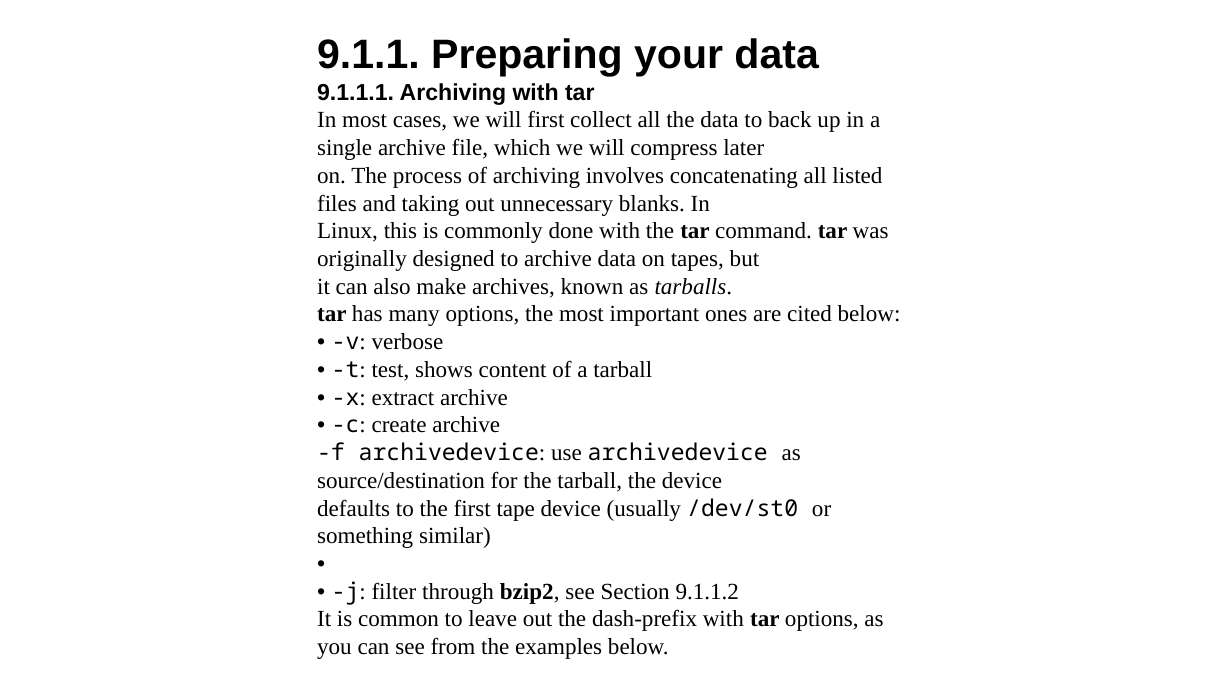
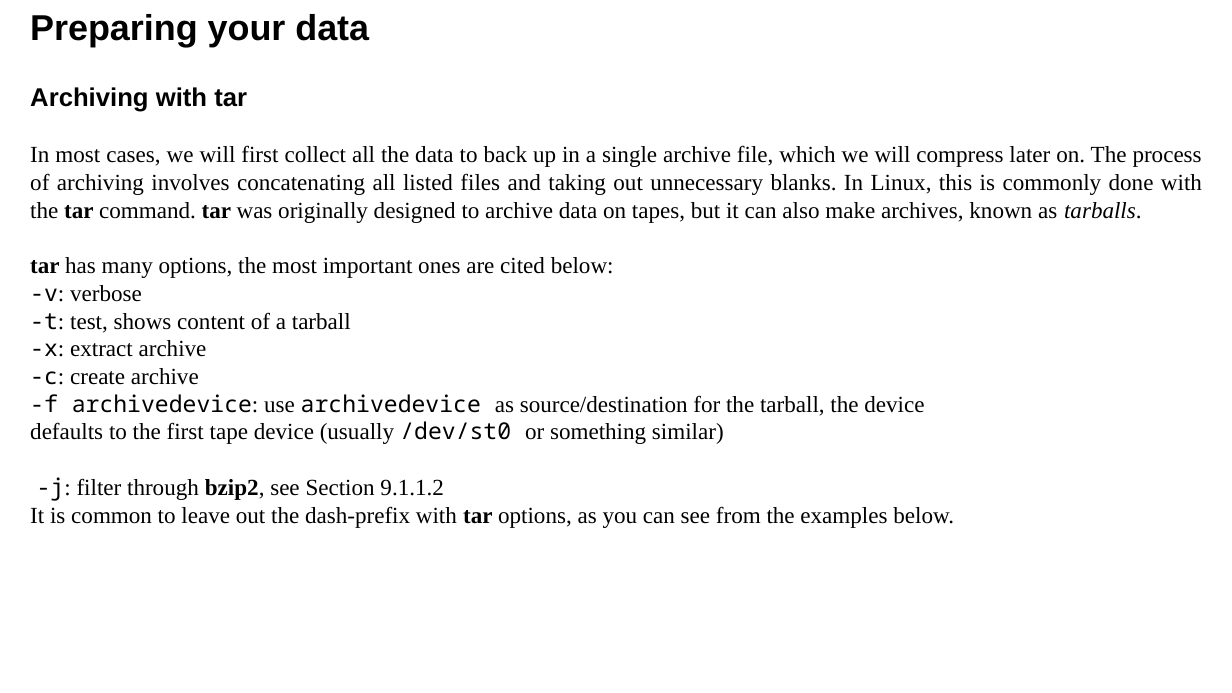
Before and after one commit to Satyaneshi2346/HelloWorld, a slide deck: slide 28 of linux.pptx. Drawn at 1232x693 pixels with LibreOffice and Linux fonts; fonts in the diff are those of the drawing. Boxes give left, top, right and bottom in pixels: in the first picture for what was removed or moved away, otherwise in the second. Text is boxed around its words. In the diff, an @@ line names an element or a change of style, - is before the commit and + after.

```diff
--- a/linux.pptx
+++ b/linux.pptx
@@ text added at [30, 14, 369, 47], 28 pt, text #000000, bold @@
+Preparing your data
@@ text "Archiving with tar": place and size @@
-text "Archiving with tar" at [317, 38, 901, 659]
+text "Archiving with tar" at [30, 87, 1202, 528]
@@ text at [30, 87, 1202, 223]: text changed @@
-9.1.1. Preparing your data
-9.1.1.1. Archiving with tar
-In most cases, we will first collect all the data to back up in a single archive file, which we will compress later
-on. The process of archiving involves concatenating all listed files and taking out unnecessary blanks. In
-Linux, this is commonly done with the tar command. tar was originally designed to archive data on tapes, but
-it can also make archives, known as tarballs.
+Archiving with tar
+In most cases, we will first collect all the data to back up in a single archive file, which we will compress later on. The process of archiving involves concatenating all listed files and taking out unnecessary blanks. In Linux, this is commonly done with the tar command. tar was originally designed to archive data on tapes, but it can also make archives, known as tarballs.
@@ text at [30, 285, 351, 385]: text changed @@
-• -v: verbose
-• -t: test, shows content of a tarball
-• -x: extract archive
-• -c: create archive
+-v: verbose
+-t: test, shows content of a tarball
+-x: extract archive
+-c: create archive
@@ text at [37, 477, 443, 501]: text changed @@
-•
-• -j: filter through bzip2, see Section 9.1.1.2
+-j: filter through bzip2, see Section 9.1.1.2
```
Also in this commit, not shown: 9 other slides changed, 1 slide removed, 2 other files.
